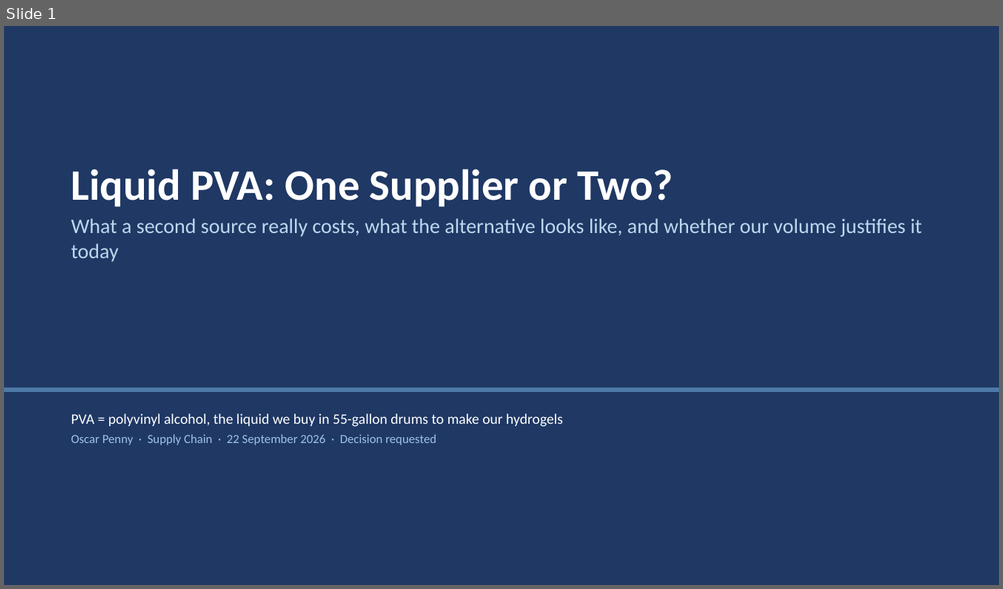
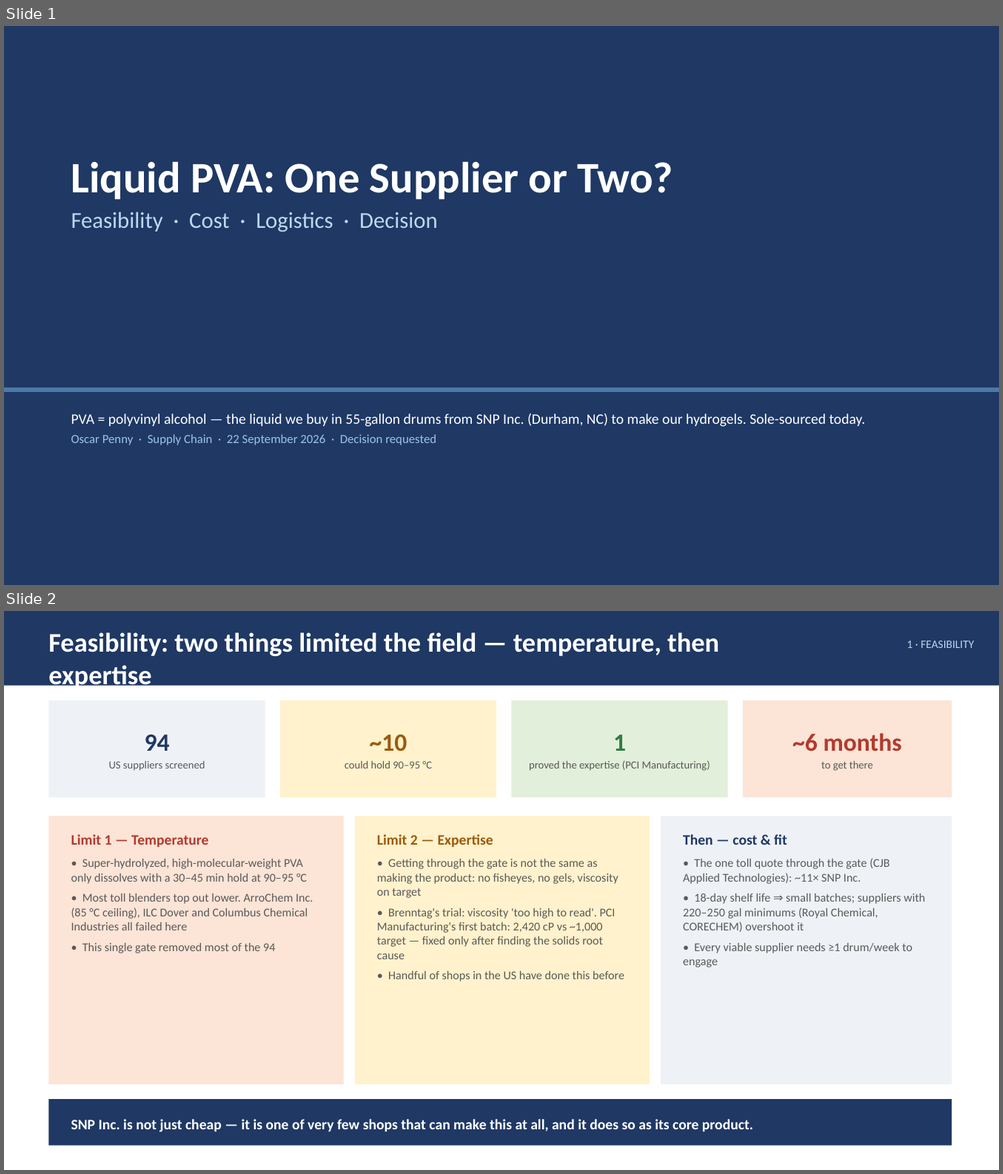
Before and after one commit to naviero1/Claude-Works, a slide deck: PVA second supplier initiative/PVA_Second_Supplier_Leadership_Deck.pptx. Shown one above the other, each under a label of ours: slide 1 before the commit, slides 1 and 2 after it. The pictures are 1003x589 and 1003x1174 pixels, drawn with LibreOffice and Linux fonts; fonts in the diff are those of the drawing. Boxes give left, top, right and bottom in pixels: in the first picture for what was removed or moved away, otherwise in the second. Text is boxed around its words. In the diff, an @@ line names an element or a change of style, - is before the commit and + after.

```diff
--- a/PVA second supplier initiative/PVA_Second_Supplier_Leadership_Deck.pptx
+++ b/PVA second supplier initiative/PVA_Second_Supplier_Leadership_Deck.pptx
@@ slide 2 added at (x1=4, y1=611, x2=999, y2=1170), background #FFFFFF @@
@@ rectangle added at (x1=4, y1=611, x2=999, y2=686), fill #1F3864 @@
@@ text added at (x1=48, y1=632, x2=719, y2=690), 26 pt, text #FFFFFF, bold @@
+Feasibility: two things limited the field — temperature, then expertise
@@ text added at (x1=907, y1=641, x2=973, y2=648), 11 pt, text #BDD7EE @@
+1 · FEASIBILITY
@@ rectangle added at (x1=48, y1=701, x2=265, y2=797), fill #EEF2F7 @@
@@ rectangle added at (x1=280, y1=701, x2=496, y2=797), fill #FFF2CC @@
@@ rectangle added at (x1=512, y1=701, x2=728, y2=797), fill #E2EFDA @@
@@ rectangle added at (x1=743, y1=701, x2=951, y2=797), fill #FCE4D6 @@
@@ text added at (x1=109, y1=735, x2=205, y2=771), 10.5 pt, text #595959 @@
+94
+US suppliers screened
@@ text added at (x1=344, y1=735, x2=432, y2=769), 10.5 pt, text #595959 @@
+~10
+could hold 90–95 °C
@@ text added at (x1=529, y1=735, x2=710, y2=771), 10.5 pt, text #595959 @@
+1
+proved the expertise (PCI Manufacturing)
@@ text added at (x1=792, y1=733, x2=902, y2=771), 10.5 pt, text #595959 @@
+~6 months
+to get there
@@ rectangle added at (x1=48, y1=816, x2=344, y2=1085), fill #FCE4D6 @@
@@ rectangle added at (x1=355, y1=816, x2=649, y2=1085), fill #FFF2CC @@
@@ rectangle added at (x1=660, y1=816, x2=951, y2=1085), fill #EEF2F7 @@
@@ text added at (x1=71, y1=834, x2=313, y2=954), 11.5 pt, text #595959 @@
+Limit 1 — Temperature
+• Super-hydrolyzed, high-molecular-weight PVA only dissolves with a 30–45 min hold at 90–95 °C
+• Most toll blenders top out lower. ArroChem Inc. (85 °C ceiling), ILC Dover and Columbus Chemical Industries all failed here
+• This single gate removed most of the 94
@@ text added at (x1=377, y1=834, x2=624, y2=982), 11.5 pt, text #595959 @@
+Limit 2 — Expertise
+• Getting through the gate is not the same as making the product: no fisheyes, no gels, viscosity on target
+• Brenntag's trial: viscosity 'too high to read'. PCI Manufacturing's first batch: 2,420 cP vs ~1,000 target — fixed only after finding the solids root cause
+• Handful of shops in the US have done this before
@@ text added at (x1=683, y1=834, x2=925, y2=968), 11.5 pt, text #595959 @@
+Then — cost & fit
+• The one toll quote through the gate (CJB Applied Technologies): ~11× SNP Inc.
+• 18-day shelf life ⇒ small batches; suppliers with 220–250 gal minimums (Royal Chemical, CORECHEM) overshoot it
+• Every viable supplier needs ≥1 drum/week to engage
@@ rectangle added at (x1=48, y1=1099, x2=951, y2=1146), fill #1F3864 @@
@@ text added at (x1=71, y1=1119, x2=753, y2=1133), 14 pt, text #FFFFFF, bold @@
+SNP Inc. is not just cheap — it is one of very few shops that can make this at all, and it does so as its core product.
@@ slide 1 changed as well @@
@@ text "Liquid PVA: One Supplier or ..." moved from (x1=71, y1=169, x2=922, y2=262) to (x1=71, y1=161, x2=674, y2=232) @@
@@ text at (x1=71, y1=212, x2=438, y2=232): text changed; size 20 to 22 pt @@
-What a second source really costs, what the alternative looks like, and whether our volume justifies it today
+Feasibility · Cost · Logistics · Decision
@@ text at (x1=71, y1=414, x2=865, y2=427): text changed @@
-PVA = polyvinyl alcohol, the liquid we buy in 55-gallon drums to make our hydrogels
+PVA = polyvinyl alcohol — the liquid we buy in 55-gallon drums from SNP Inc. (Durham, NC) to make our hydrogels. Sole-sourced today.
```
Also in this commit, not shown: 1 other slide changed, 6 other slides added, 13 slides removed, 6 other files.
